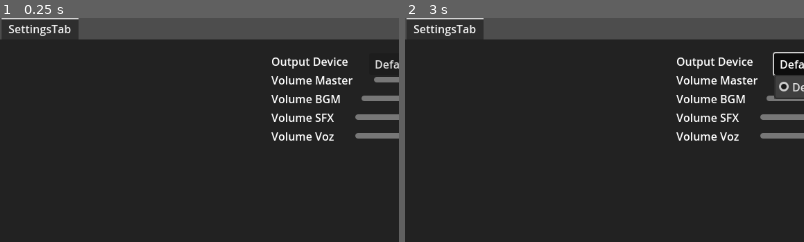
Above: before the commit, frames 1-2 (left to right).
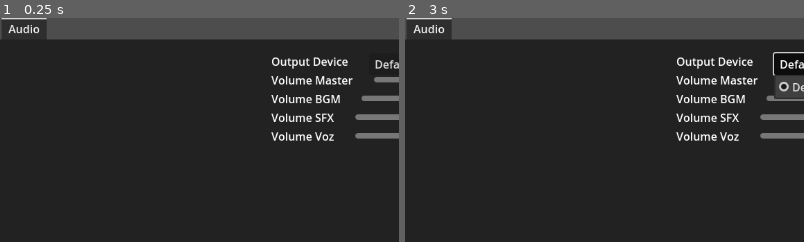
Above: after the commit, the same moments.

Repository: SiTOTG/Game-Template
Game: Godot game, scene res://menus/settings/settings_menu.tscn
Same seed, same stepped clock (60 frames per second), same inputs: the game is played once before the commit and once after it.
Inputs:
- Up to frame 1 (0.25 s): no input
- Up to frame 2 (3 s): click "Default" at 0.5 s; click "Apply" at 1.25 s; click "Revert" at 2 s; click "Default" at 2.75 s
The pictures show only the part of the screen within x 1-50%, y 0-50%; the shares and areas given below are measured in that part.

The runs differ from the first frame. In frame 1, 0.8% of the frame differs, in the area x 2-20%, y 0-10%; in frame 2, 0.8%.

Commit message:
Add focus control and fix typos

Diff:
--- a/menus/settings/base/option_menu_peristent_item.tscn
+++ b/menus/settings/base/option_menu_persistent_item.tscn
@@ -1,8 +1,8 @@
 [gd_scene load_steps=2 format=3 uid="uid://jwwdjjx657wp"]
 
-[ext_resource type="Script" path="res://menus/settings/base/option_menu_peristent_item.gd" id="1_vfgyo"]
+[ext_resource type="Script" path="res://menus/settings/base/option_menu_persistent_item.gd" id="1_vfgyo"]
 
-[node name="OptionMenuPeristentItem" type="HBoxContainer"]
+[node name="OptionMenuPersistentItem" type="HBoxContainer"]
 theme_override_constants/separation = 30
 script = ExtResource("1_vfgyo")
 config_name = "Test"
--- a/menus/settings/settings_menu.gd
+++ b/menus/settings/settings_menu.gd
@@ -1,4 +1,4 @@
 extends TabContainer
 
 func _ready() -> void:
-	$SettingsTab.load()
+	$Audio.load()
--- a/menus/settings/settings_menu.tscn
+++ b/menus/settings/settings_menu.tscn
@@ -1,7 +1,7 @@
 [gd_scene load_steps=9 format=3 uid="uid://cjaavxdc013x"]
 
 [ext_resource type="Script" path="res://menus/settings/settings_menu.gd" id="1_vgf6x"]
-[ext_resource type="PackedScene" uid="uid://jwwdjjx657wp" path="res://menus/settings/base/option_menu_peristent_item.tscn" id="1_x0ppe"]
+[ext_resource type="PackedScene" uid="uid://jwwdjjx657wp" path="res://menus/settings/base/option_menu_persistent_item.tscn" id="1_x0ppe"]
 [ext_resource type="PackedScene" uid="uid://csgpc8a6vrgcm" path="res://menus/settings/base/settings_tab.tscn" id="2_y7wky"]
 [ext_resource type="PackedScene" uid="uid://887tvyfsdpat" path="res://menus/settings/sound/option_volume_control.tscn" id="4_a260t"]
 [ext_resource type="PackedScene" uid="uid://8wmk8a451fhu" path="res://menus/settings/sound/option_sound_device_control.tscn" id="4_kvtgs"]
@@ -18,68 +18,68 @@
 current_tab = 0
 script = ExtResource("1_vgf6x")
 
-[node name="SettingsTab" parent="." node_paths=PackedStringArray("fields") instance=ExtResource("2_y7wky")]
+[node name="Audio" parent="." node_paths=PackedStringArray("fields") instance=ExtResource("2_y7wky")]
 layout_mode = 2
 fields = [NodePath("MarginContainer/CenterContainer/SettingsOptions/MasterVolume"), NodePath("MarginContainer/CenterCon …(253 unchanged characters)…
 
-[node name="SoundDevice" parent="SettingsTab/MarginContainer/CenterContainer/SettingsOptions" index="0" instance=ExtResource("1_x0ppe")]
+[node name="SoundDevice" parent="Audio/MarginContainer/CenterContainer/SettingsOptions" index="0" instance=ExtResource("1_x0ppe")]
 layout_mode = 2
 section = "Sound"
 config_name = "Output Device"
 
-[node name="OptionSoundDeviceControl" parent="SettingsTab/MarginContainer/CenterContainer/SettingsOptions/SoundDevice" instance=ExtResource("4_kvtgs")]
+[node name="OptionSoundDeviceControl" parent="Audio/MarginContainer/CenterContainer/SettingsOptions/SoundDevice" instance=ExtResource("4_kvtgs")]
 layout_mode = 2
 
-[node name="MasterVolume" parent="SettingsTab/MarginContainer/CenterContainer/SettingsOptions" index="1" instance=ExtResource("1_x0ppe")]
+[node name="MasterVolume" parent="Audio/MarginContainer/CenterContainer/SettingsOptions" index="1" instance=ExtResource("1_x0ppe")]
 layout_mode = 2
 section = "Sound"
 config_name = "Volume Master"
 
-[node name="OptionVolumeControl" parent="SettingsTab/MarginContainer/CenterContainer/SettingsOptions/MasterVolume" instance=ExtResource("4_a260t")]
+[node name="OptionVolumeControl" parent="Audio/MarginContainer/CenterContainer/SettingsOptions/MasterVolume" instance=ExtResource("4_a260t")]
 layout_mode = 2
 
-[node name="OptionMuteControl" parent="SettingsTab/MarginContainer/CenterContainer/SettingsOptions/MasterVolume" instance=ExtResource("5_e1tuo")]
+[node name="OptionMuteControl" parent="Audio/MarginContainer/CenterContainer/SettingsOptions/MasterVolume" instance=ExtResource("5_e1tuo")]
 layout_mode = 2
 
-[node name="BGMVolume" parent="SettingsTab/MarginContainer/CenterContainer/SettingsOptions" index="2" instance=ExtResource("1_x0ppe")]
+[node name="BGMVolume" parent="Audio/MarginContainer/CenterContainer/SettingsOptions" index="2" instance=ExtResource("1_x0ppe")]
 layout_mode = 2
 section = "Sound"
 config_name = "Volume BGM"
 
-[node name="OptionVolumeControl2" parent="SettingsTab/MarginContainer/CenterContainer/SettingsOptions/BGMVolume" instance=ExtResource("4_a260t")]
+[node name="OptionVolumeControl2" parent="Audio/MarginContainer/CenterContainer/SettingsOptions/BGMVolume" instance=ExtResource("4_a260t")]
 layout_mode = 2
 soundbus = "BGM"
 
-[node name="OptionMuteControl" parent="SettingsTab/MarginContainer/CenterContainer/SettingsOptions/BGMVolume" instance=ExtResource("5_e1tuo")]
+[node name="OptionMuteControl" parent="Audio/MarginContainer/CenterContainer/SettingsOptions/BGMVolume" instance=ExtResource("5_e1tuo")]
 layout_mode = 2
 soundbus = "BGM"
 
-[node name="SFXVolume" parent="SettingsTab/MarginContainer/CenterContainer/SettingsOptions" index="3" instance=ExtResource("1_x0ppe")]
+[node name="SFXVolume" parent="Audio/MarginContainer/CenterContainer/SettingsOptions" index="3" instance=ExtResource("1_x0ppe")]
 layout_mode = 2
 section = "Sound"
 config_name = "Volume SFX"
 
-[node name="OptionVolumeControl3" parent="SettingsTab/MarginContainer/CenterContainer/SettingsOptions/SFXVolume" instance=ExtResource("4_a260t")]
+[node name="OptionVolumeControl3" parent="Audio/MarginContainer/CenterContainer/SettingsOptions/SFXVolume" instance=ExtResource("4_a260t")]
 layout_mode = 2
 feedback_stream = ExtResource("7_ajl5k")
 soundbus = "SFX"
 
-[node name="OptionMuteControl" parent="SettingsTab/MarginContainer/CenterContainer/SettingsOptions/SFXVolume" instance=ExtResource("5_e1tuo")]
+[node name="OptionMuteControl" parent="Audio/MarginContainer/CenterContainer/SettingsOptions/SFXVolume" instance=ExtResource("5_e1tuo")]
 layout_mode = 2
 soundbus = "SFX"
 
-[node name="SpeechVolume" parent="SettingsTab/MarginContainer/CenterContainer/SettingsOptions" index="4" instance=ExtResource("1_x0ppe")]
+[node name="SpeechVolume" parent="Audio/MarginContainer/CenterContainer/SettingsOptions" index="4" instance=ExtResource("1_x0ppe")]
 layout_mode = 2
 section = "Sound"
 config_name = "Volume Voz"
 
-[node name="OptionVolumeControl4" parent="SettingsTab/MarginContainer/CenterContainer/SettingsOptions/SpeechVolume" instance=ExtResource("4_a260t")]
+[node name="OptionVolumeControl4" parent="Audio/MarginContainer/CenterContainer/SettingsOptions/SpeechVolume" instance=ExtResource("4_a260t")]
 layout_mode = 2
 feedback_stream = ExtResource("8_4j53n")
 soundbus = "Speech"
 
-[node name="OptionMuteControl" parent="SettingsTab/MarginContainer/CenterContainer/SettingsOptions/SpeechVolume" instance=ExtResource("5_e1tuo")]
+[node name="OptionMuteControl" parent="Audio/MarginContainer/CenterContainer/SettingsOptions/SpeechVolume" instance=ExtResource("5_e1tuo")]
 layout_mode = 2
 soundbus = "Speech"
 
-[editable path="SettingsTab"]
+[editable path="Audio"]
--- a/menus/settings/sound/option_volume_control.gd
+++ b/menus/settings/sound/option_volume_control.gd
@@ -18,5 +18,5 @@
 
 func _on_volume_slider_value_changed(value: float) -> void:
 	AudioServer.set_bus_volume_db(bus_index, %VolumeSlider.value)
-	if feedback_stream:
+	if %VolumeSlider.has_focus() and feedback_stream:
 		$AudioFeedback.play()
Renamed: menus/settings/base/option_menu_peristent_item.gd -> menus/settings/base/option_menu_persistent_item.gd
